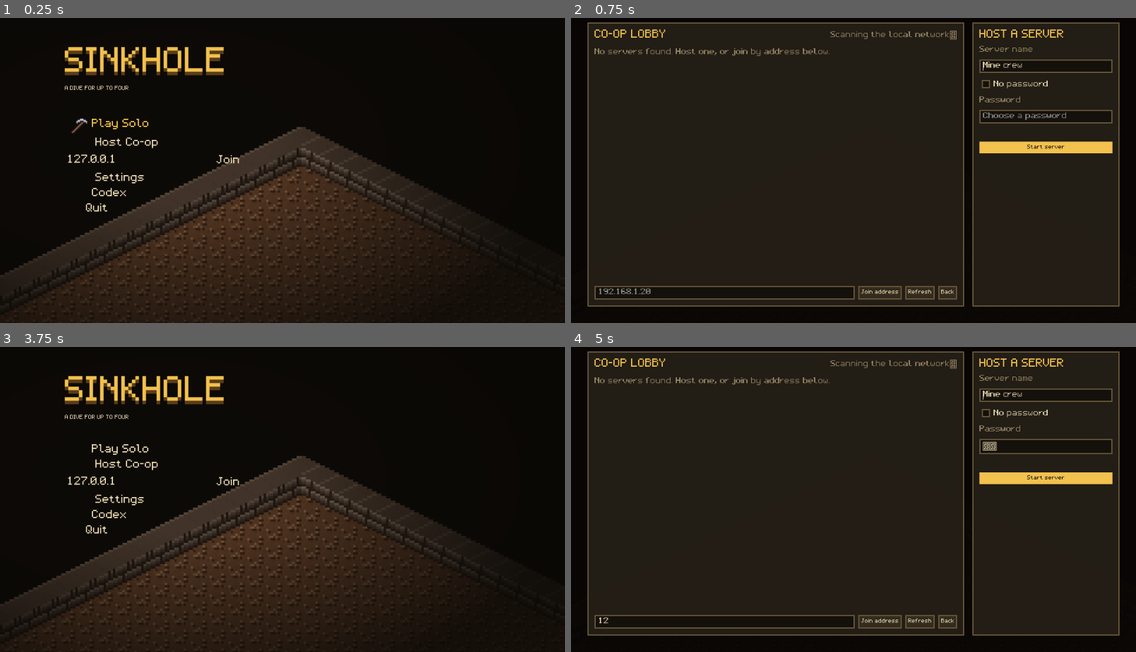
Above: before the commit, frames 1-4 (two rows, left to right).
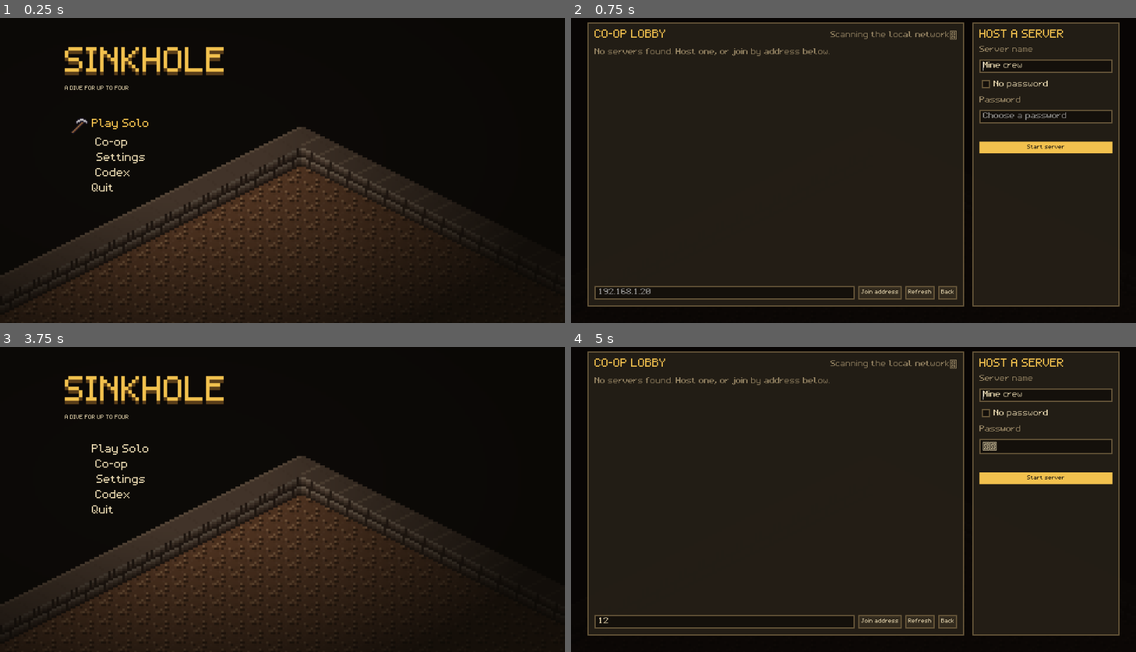
Above: after the commit, the same moments.

Repository: dsdocai-ops/terra-project
Game: Godot game, scene res://scenes/main/main.tscn
The game is run twice, just before and just after one commit, with the same random seed, the same clock (stepped at 60 frames per second) and the same inputs.
Inputs (mouse positions are in pixels of both pictures, inside the frame that each line leads up to):
- Up to frame 1 (0.25 s): no input
- Up to frame 2 (0.75 s): click (723, 143) at 0.5 s, where only the run before the commit has a clickable "Host Co-op"
- Up to frame 3 (3.75 s): click (152, 621) at 1.27 s; type "12" at 1.35 s; click (474, 444) at 1.5 s; type "12" at 1.58 s; click "Refresh" at 2 s; click "Start server" at 2.75 s; click "Back" at 3.5 s
- Up to frame 4 (5 s): click (717, 465) at 4.25 s, where only the run after the commit has a clickable "Co-op"

The runs differ from the first frame. In frame 1, 0.7% of the frame differs, in the area x 12-43%, y 39-64%; in frame 2, nothing differs; in frame 3, 0.7%; in frame 4, nothing differs.

Commit message:
feat(foundation): single Co-op menu entry (opens the lobby); faster base move speed
Co-Authored-By: Claude Sonnet 5.5 <noreply@anthropic.com>

Diff:
--- a/scenes/main/main.gd
+++ b/scenes/main/main.gd
@@ -69,8 +69,7 @@
 	GameState.world = world
 
 	menu.solo_pressed.connect(_on_solo)
-	menu.host_pressed.connect(_open_lobby)
-	menu.join_pressed.connect(_open_lobby)
+	menu.coop_pressed.connect(_open_lobby)
 	lobby = LobbyMenu.new()
 	lobby.name = "LobbyMenu"
 	$UI.add_child(lobby)
@@ -527,7 +526,7 @@
 # --- co-op lobby ----------------------------------------------------------------
 
 
-## Menu Host / Join: the lobby handles both (the IP field pre-fills its address).
+## Menu Co-op: the lobby handles both hosting and joining.
 func _open_lobby(address: Variant = "") -> void:
 	menu.hide()
 	lobby.open(str(address) if address is String else "")
--- a/scenes/main/placeholder_menu.gd
+++ b/scenes/main/placeholder_menu.gd
@@ -1,13 +1,12 @@
 class_name PlaceholderMenu
 extends Control
-## The main menu: Play Solo, Host, and Join with an IP field, drawn as carved
+## The main menu: Play Solo and one Co-op entry (opens the lobby), drawn as carved
 ## gold-and-parchment text with a pickaxe pointing at the highlighted line, over a
 ## dark vignette, in the UI pixel font. Owned by foundation (look: ui-hud, Dev B).
 ## Sync: none. Codex and Settings join the list in weeks 11 and 12.
 
 signal solo_pressed()
-signal host_pressed()
-signal join_pressed(ip: String)
+signal coop_pressed()
 signal settings_pressed()
 signal codex_pressed()
 signal quit_pressed()
@@ -22,11 +21,9 @@
 ## Left indent per row so the list bows out like the pit wall.
 const INDENTS: Array[int] = [0, 10, 16, 18, 16, 10, 0]
 
-@onready var ip_field: LineEdit = %IpField
 @onready var status_label: Label = %Status
 @onready var solo_button: Button = %Solo
-@onready var host_button: Button = %Host
-@onready var join_button: Button = %Join
+@onready var coop_button: Button = %Coop
 @onready var settings_button: Button = %Settings
 @onready var codex_button: Button = %Codex
 @onready var quit_button: Button = %Quit
@@ -39,8 +36,7 @@
 	# the pixel font) itself instead of falling back to Godot's default font.
 	theme = load(THEME_PATH) as Theme
 	solo_button.pressed.connect(func() -> void: solo_pressed.emit())
-	host_button.pressed.connect(func() -> void: host_pressed.emit())
-	join_button.pressed.connect(func() -> void: join_pressed.emit(ip_field.text.strip_edges()))
+	coop_button.pressed.connect(func() -> void: coop_pressed.emit())
 	settings_button.pressed.connect(func() -> void: settings_pressed.emit())
 	codex_button.pressed.connect(func() -> void: codex_pressed.emit())
 	quit_button.pressed.connect(func() -> void: quit_pressed.emit())
@@ -112,17 +108,11 @@
 	spacer.custom_minimum_size = Vector2(0, 28)
 	rows.add_child(spacer)
 	rows.move_child(spacer, tagline.get_index() + 1)
-	var buttons: Array[Button] = [solo_button, host_button, join_button, settings_button, codex_button, quit_button]
+	var buttons: Array[Button] = [solo_button, coop_button, settings_button, codex_button, quit_button]
 	for index: int in buttons.size():
 		_carve(buttons[index], INDENTS[index + 1])
 	status_label.add_theme_color_override("font_color", Color(0.85, 0.35, 0.3))
 	status_label.horizontal_alignment = HORIZONTAL_ALIGNMENT_LEFT
-	ip_field.flat = true
-	ip_field.add_theme_color_override("font_color", PARCHMENT)
-	ip_field.add_theme_font_size_override("font_size", ITEM_SIZE)
-	ip_field.add_theme_stylebox_override("normal", _underline())
-	ip_field.add_theme_stylebox_override("focus", _underline(GOLD))
-	ip_field.custom_minimum_size = Vector2(200, 0)
 
 
 ## Turns a Button into carved text: no box, left aligned, gold when highlighted,
--- a/scenes/main/placeholder_menu.tscn
+++ b/scenes/main/placeholder_menu.tscn
@@ -38,25 +38,10 @@
 layout_mode = 2
 text = "Play Solo"
 
-[node name="Host" type="Button" parent="Center/Panel/Rows"]
+[node name="Coop" type="Button" parent="Center/Panel/Rows"]
 unique_name_in_owner = true
 layout_mode = 2
-text = "Host Co-op"
-
-[node name="JoinRow" type="HBoxContainer" parent="Center/Panel/Rows"]
-layout_mode = 2
-
-[node name="IpField" type="LineEdit" parent="Center/Panel/Rows/JoinRow"]
-unique_name_in_owner = true
-custom_minimum_size = Vector2(180, 0)
-layout_mode = 2
-text = "127.0.0.1"
-placeholder_text = "host ip[:port]"
-
-[node name="Join" type="Button" parent="Center/Panel/Rows/JoinRow"]
-unique_name_in_owner = true
-layout_mode = 2
-text = "Join"
+text = "Co-op"
 
 [node name="Settings" type="Button" parent="Center/Panel/Rows"]
 unique_name_in_owner = true
--- a/scenes/player/player.gd
+++ b/scenes/player/player.gd
@@ -50,7 +50,7 @@
 
 ## Pixels per second on screen with no modifiers. StatBlock.MOVE_SPEED
 ## replaces this in week 2; tuned numbers are written back to the spec.
-const BASE_MOVE_SPEED := 120.0
+const BASE_MOVE_SPEED := 170.0
 ## Time to reach full speed from rest, and to stop from full speed: 4 physics
 ## frames at 60 Hz. Expressed as time so a speed buff keeps the same feel.
 const ACCEL_SECONDS := 4.0 / 60.0
--- a/tests/unit/test_main_scene.gd
+++ b/tests/unit/test_main_scene.gd
@@ -52,5 +52,9 @@
 	assert_true(_main.menu.visible)
 
 
-func test_menu_ip_field_defaults_to_localhost() -> void:
-	assert_eq(_main.menu.ip_field.text, "127.0.0.1")
+func test_menu_has_one_coop_entry_that_opens_the_lobby() -> void:
+	assert_null(_main.menu.find_child("Host", true, false), "no separate Host entry")
+	assert_null(_main.menu.find_child("IpField", true, false), "no address field on the menu")
+	_main.menu.coop_button.pressed.emit()
+	assert_false(_main.menu.visible)
+	assert_true(_main.lobby.visible)
